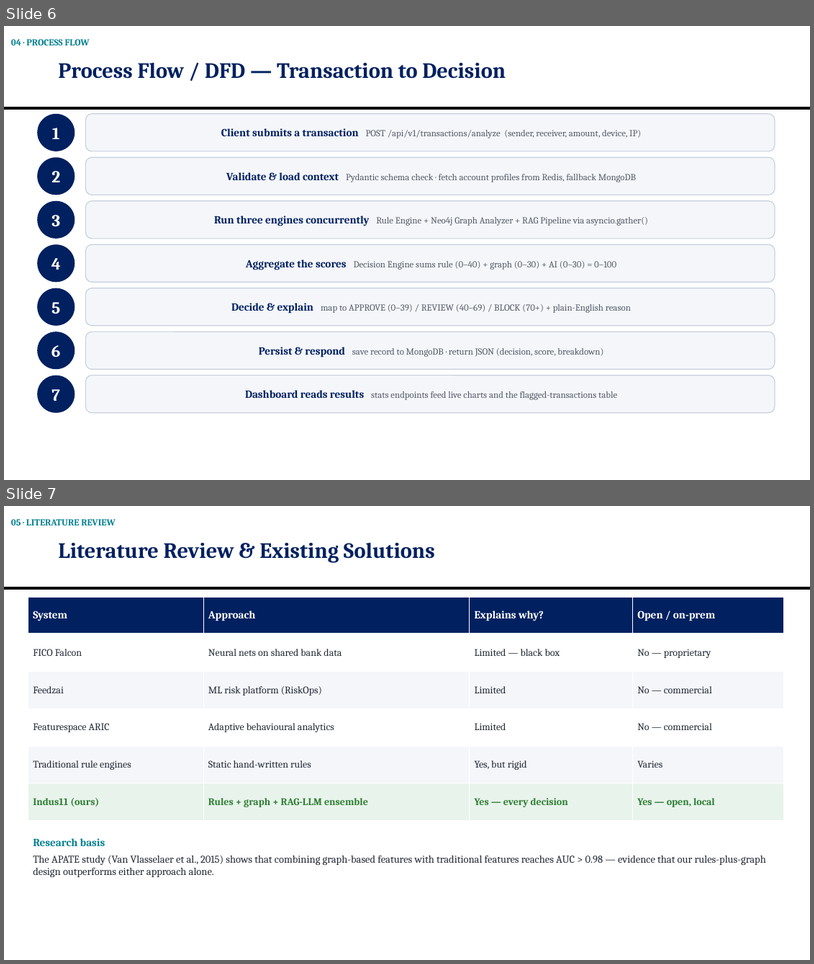
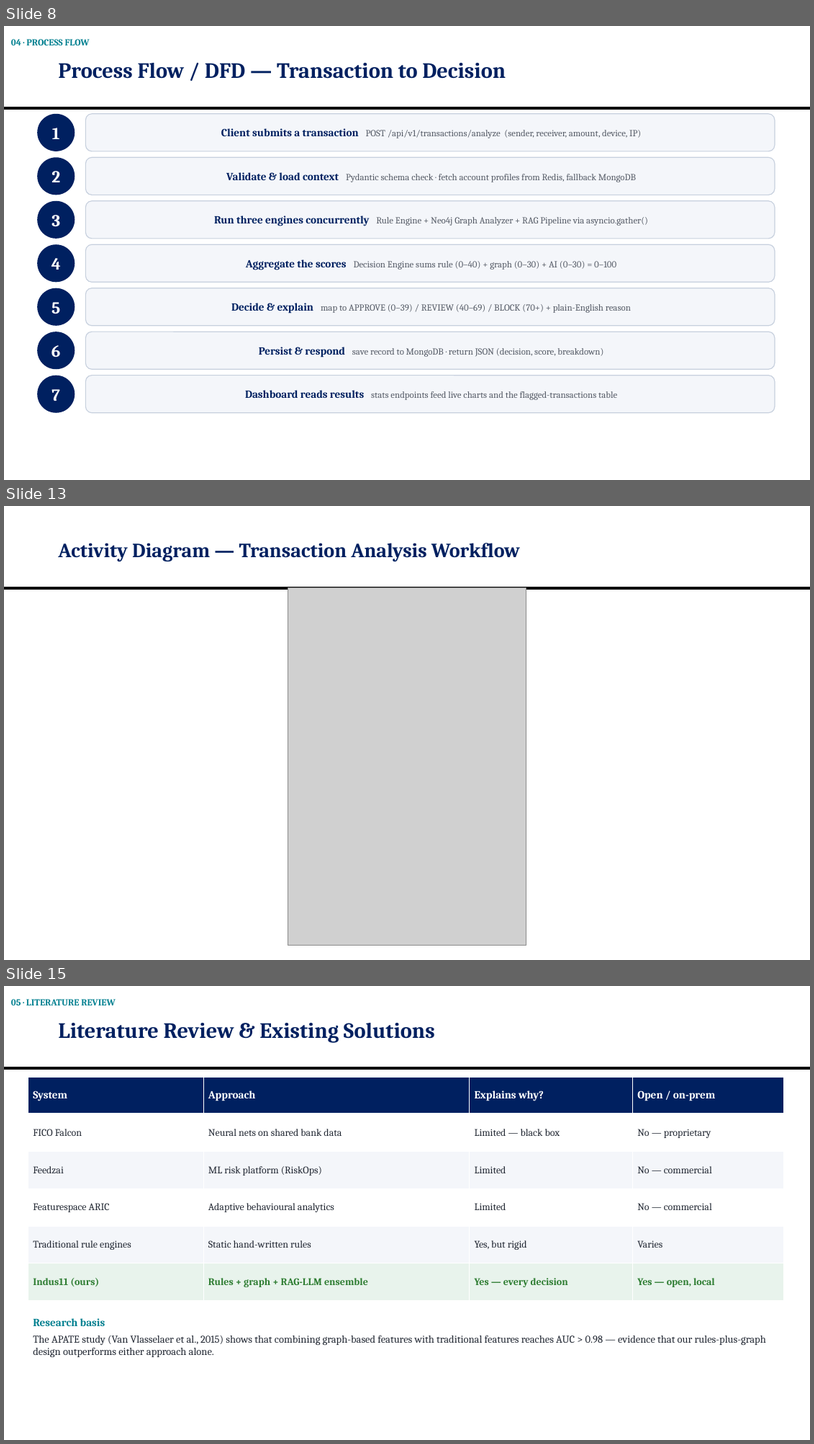
Before and after one commit to OMJOSHI15/indus11, a slide deck: docs/Indus11-Review2.pptx. Shown one above the other, each under a label of ours: slides 6 and 7 before the commit, slides 8, 13 and 15 after it; the slides between them are not shown. The pictures are 814x964 and 814x1444 pixels, drawn with LibreOffice and Linux fonts; fonts in the diff are those of the drawing; grey boxes stand for pictures. Boxes give left, top, right and bottom in pixels: in the first picture for what was removed or moved away, otherwise in the second. Text is boxed around its words. In the diff, an @@ line names an element or a change of style, - is before the commit and + after.

```diff
--- a/docs/Indus11-Review2.pptx
+++ b/docs/Indus11-Review2.pptx
@@ slide 13 added at [4,506,810,960], background #FFFFFF; not listed: 1 template element that a slide beside it also shows @@
@@ title added at [58,543,520,561], 24 pt, text #002060, bold @@
+Activity Diagram — Transaction Analysis Workflow
@@ picture added at [288,587,526,944] @@
@@ what was slide 6 is now slide 8 @@
@@ what was slide 7 is now slide 15 @@
```
Also in this commit, not shown: 7 other slides added, 1 other file.
